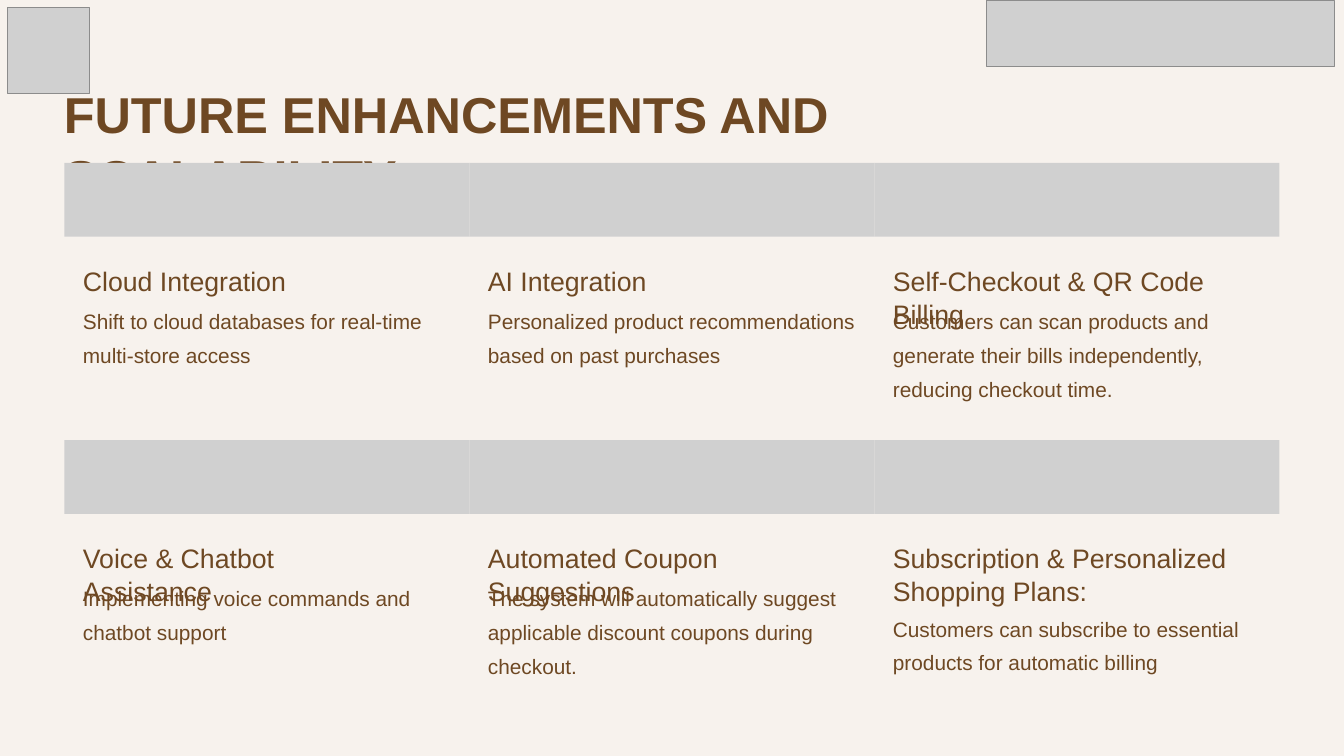
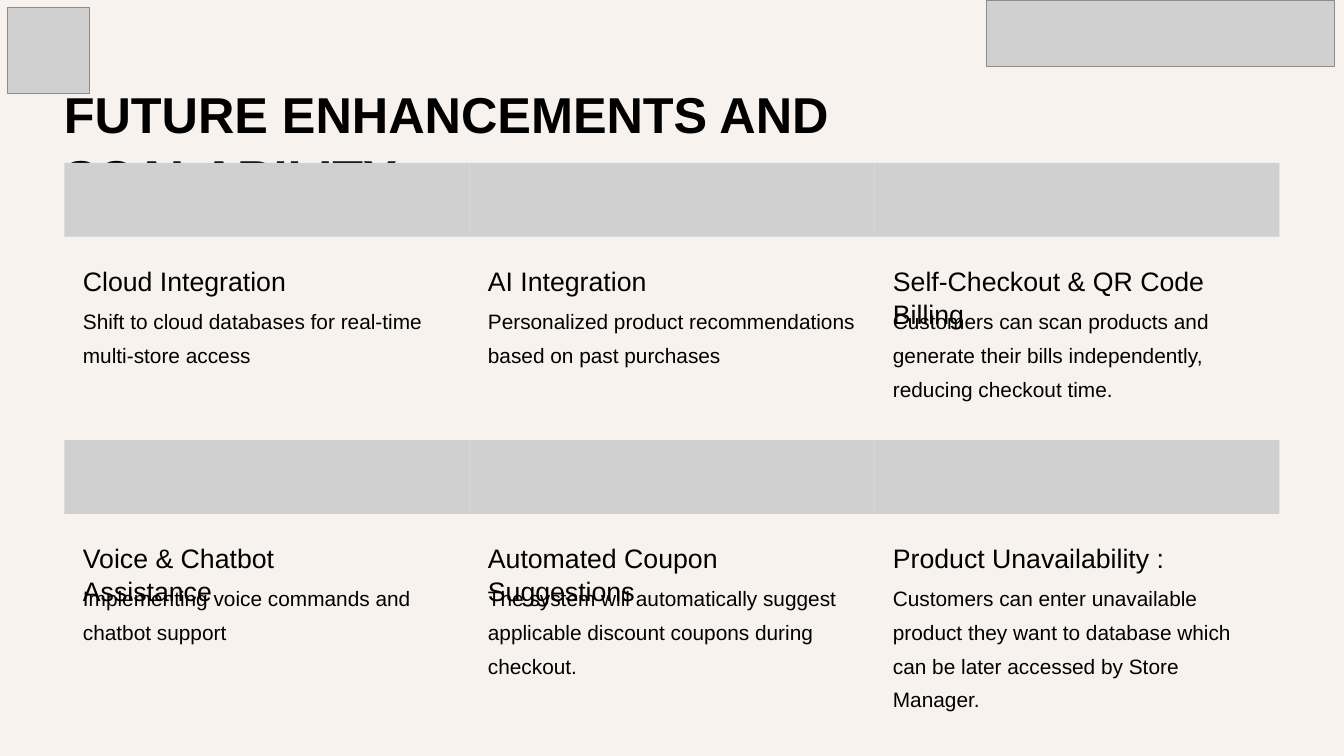
Before and after one commit to ishanshah018/Smart_Billing_and_Customer_Services_at_Store_Python, a slide deck: slide 8 of Smart-Billing-and-Customer-Services-At-Store.pptx.pptx. Drawn at 1344x756 pixels with LibreOffice and Linux fonts; fonts in the diff are those of the drawing; grey boxes stand for pictures. Boxes give left, top, right and bottom in pixels: in the first picture for what was removed or moved away, otherwise in the second. Text is boxed around its words. In the diff, an @@ line names an element or a change of style, - is before the commit and + after.

```diff
--- a/Smart-Billing-and-Customer-Services-At-Store.pptx.pptx
+++ b/Smart-Billing-and-Customer-Services-At-Store.pptx.pptx
@@ text at (x1=893, y1=548, x2=1149, y2=573): text changed; text colour #6E4823 to #000000 @@
-Subscription & Personalized Shopping Plans:
+Product Unavailability :
@@ text colour #6E4823 to #000000 in 11 elements at (x1=64, y1=93, x2=828, y2=163), (x1=83, y1=271, x2=286, y2=296), (x1=83, y1=314, x2=422, y2=364), (x1=488, y1=271, x2=646, y2=296), (x1=488, y1=314, x2=854, y2=368), (x1=893, y1=271, x2=1204, y2=329), (x1=893, y1=314, x2=1209, y2=401), (x1=83, y1=548, x2=274, y2=606), (x1=83, y1=591, x2=411, y2=645), (x1=488, y1=548, x2=717, y2=606), (x1=488, y1=590, x2=836, y2=675) @@
@@ text at (x1=893, y1=625, x2=1230, y2=712): text changed; text colour #6E4823 to #000000 @@
-Customers can subscribe to essential products for automatic billing
+Customers can enter unavailable product they want to database which can be later accessed by Store Manager.
```
Also in this commit, not shown: 8 other slides changed, 2 other files.
